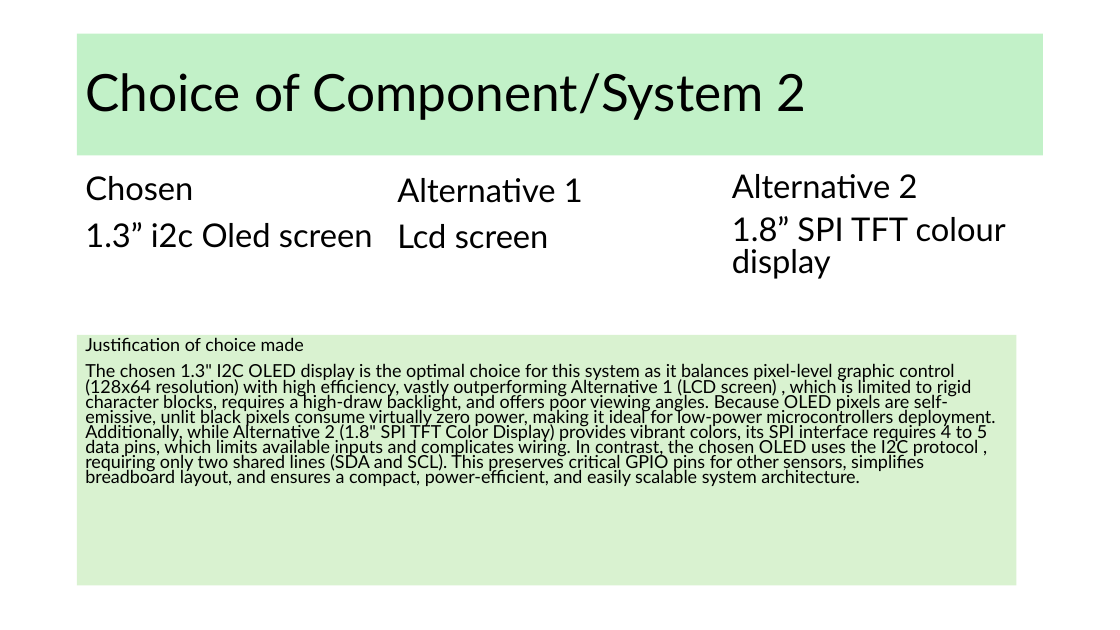
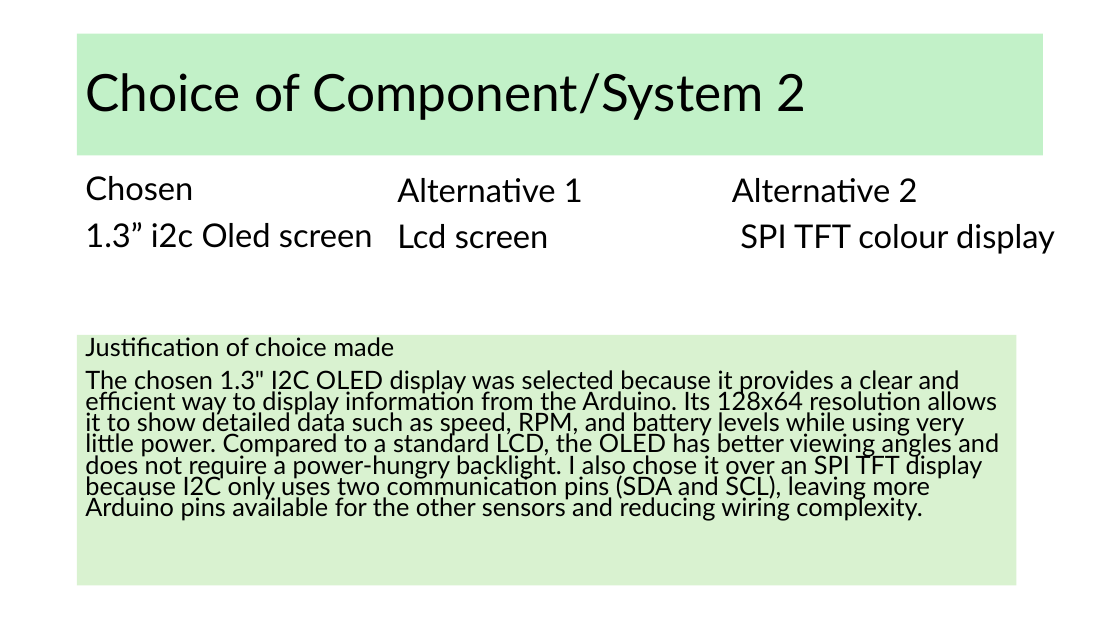
Before and after one commit to Heinrich70/Heinrich-13-Di-70cc-hybrid-pitbike, a slide deck: slide 14 of AS91904 Electronics Heinrich Venter.pptx (slide 13 before the commit). Drawn at 1120x630 pixels with LibreOffice and Linux fonts; fonts in the diff are those of the drawing. Boxes give left, top, right and bottom in pixels: in the first picture for what was removed or moved away, otherwise in the second. Text is boxed around its words. In the diff, an @@ line names an element or a change of style, - is before the commit and + after.

```diff
--- a/AS91904 Electronics Heinrich Venter.pptx
+++ b/AS91904 Electronics Heinrich Venter.pptx
@@ text at (732, 178, 918, 203): line spacing 0.8 to 0.9 @@
@@ text at (740, 224, 1055, 254): text changed @@
-1.8” SPI TFT colour display
+SPI TFT colour display
@@ text in rectangle at (85, 334, 394, 357): size 15.4 to 21.7 pt in "Justification of choice made" @@
@@ text in rectangle at (85, 370, 999, 521): text changed; size 15.4 to 21.7 pt @@
-The chosen 1.3" I2C OLED display is the optimal choice for this system as it balances pixel-level graphic control (128x64 resolution) with high efficiency, vastly outperforming Alternative 1 (LCD screen) , which is limited to rigid character blocks, requires a high-draw backlight, and offers poor viewing angles. Because OLED pixels are self-emissive, unlit black pixels consume virtually zero power, making it ideal for low-power microcontrollers deployment. Additionally, while Alternative 2 (1.8" SPI TFT Color Display) provides vibrant colors, its SPI interface requires 4 to 5 data pins, which limits available inputs and complicates wiring. In contrast, the chosen OLED uses the I2C protocol , requiring only two shared lines (SDA and SCL). This preserves critical GPIO pins for other sensors, simplifies breadboard layout, and ensures a compact, power-efficient, and easily scalable system architecture.
+The chosen 1.3" I2C OLED display was selected because it provides a clear and efficient way to display information from the Arduino. Its 128x64 resolution allows it to show detailed data such as speed, RPM, and battery levels while using very little power. Compared to a standard LCD, the OLED has better viewing angles and does not require a power-hungry backlight. I also chose it over an SPI TFT display because I2C only uses two communication pins (SDA and SCL), leaving more Arduino pins available for the other sensors and reducing wiring complexity.
```
Also in this commit, not shown: 12 other slides changed, 1 slide added, 1 other file.
